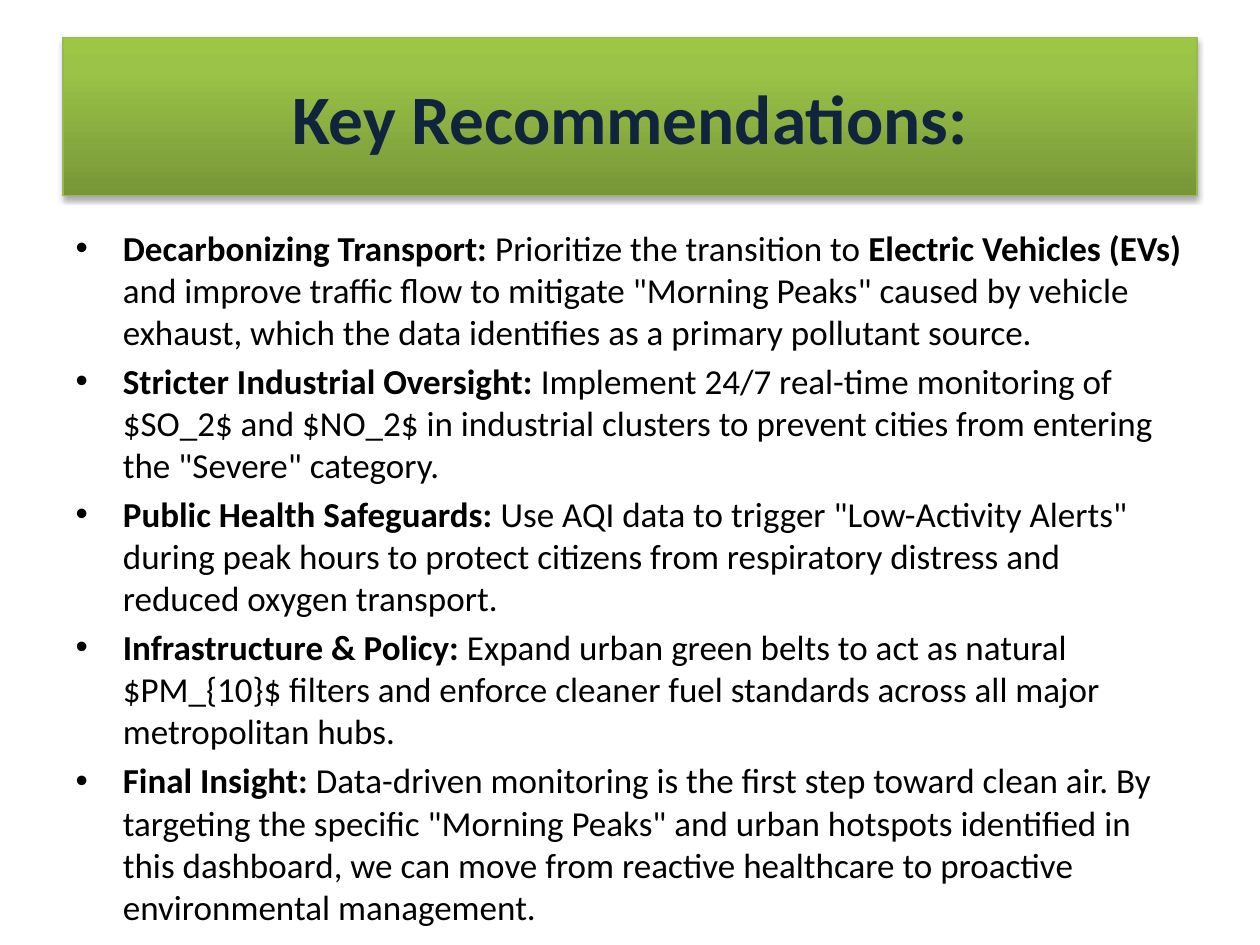
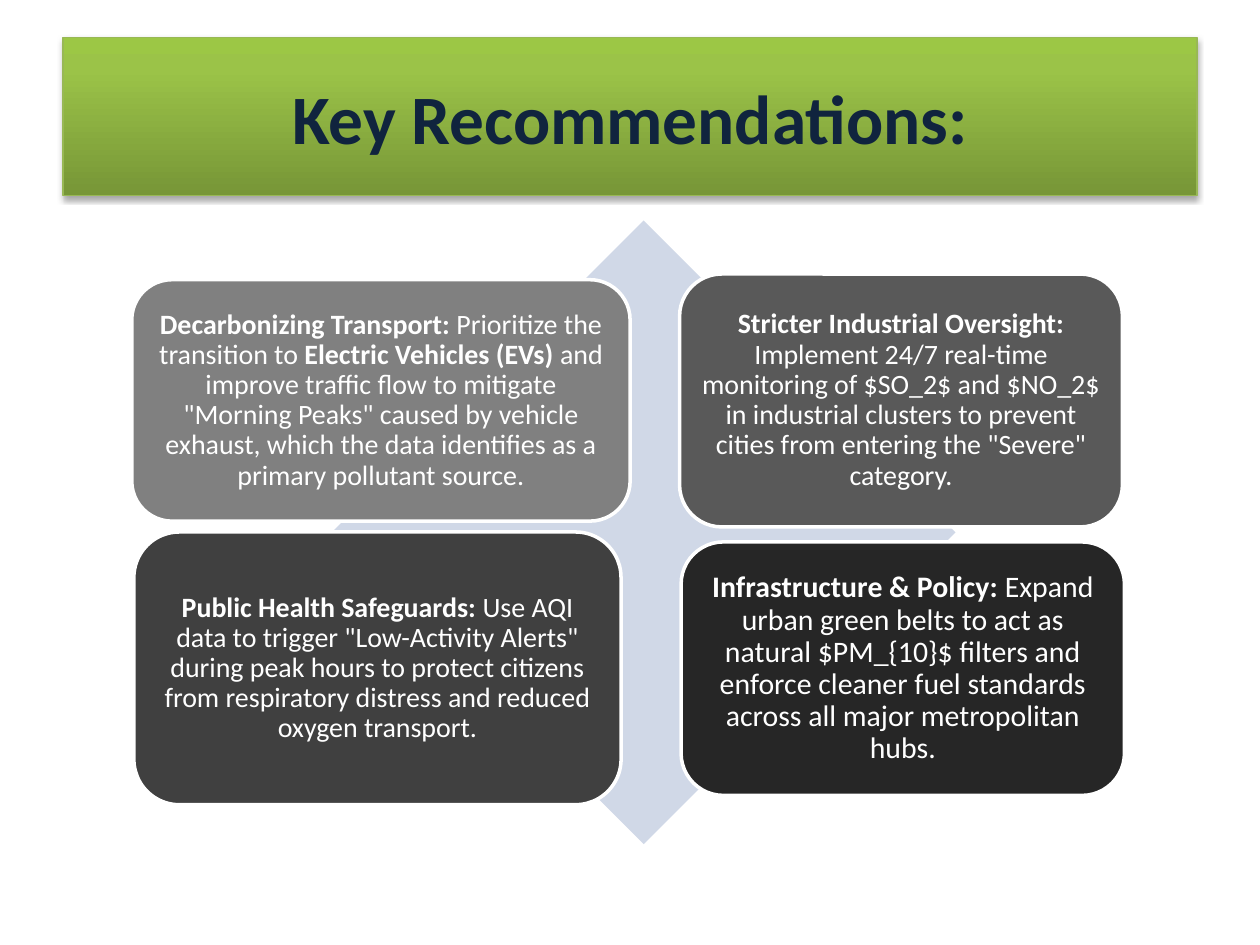
Before and after one commit to lopa3399/IT-anudip, a slide deck: slide 17 of PowerBI/project/The Air We Breathe.pptx (slide 10 before the commit). Drawn at 1260x945 pixels with LibreOffice and Linux fonts; fonts in the diff are those of the drawing. Boxes give left, top, right and bottom in pixels: in the first picture for what was removed or moved away, otherwise in the second. Text is boxed around its words. In the diff, an @@ line names an element or a change of style, - is before the commit and + after.

```diff
--- a/PowerBI/project/The Air We Breathe.pptx
+++ b/PowerBI/project/The Air We Breathe.pptx
@@ text removed at (x1=123, y1=235, x2=1181, y2=842) @@
-• Decarbonizing Transport: Prioritize the transition to Electric Vehicles (EVs) and improve traffic flow to mitigate "Morning Peaks" caused by vehicle exhaust, which the data identifies as a primary pollutant source.
-• Stricter Industrial Oversight: Implement 24/7 real-time monitoring of $SO_2$ and $NO_2$ in industrial clusters to prevent cities from entering the "Severe" category.
-• Public Health Safeguards: Use AQI data to trigger "Low-Activity Alerts" during peak hours to protect citizens from respiratory distress and reduced oxygen transport.
-• Infrastructure & Policy: Expand urban green belts to act as natural $PM_{10}$ filters and enforce cleaner fuel standards across all major metropolitan hubs.
-• Final Insight: Data-driven monitoring is the first step toward clean air. By targeting the specific "Morning Peaks" and urban hotspots identified in this dashboard, we can move from reactive healthcare to proactive environmental management.
@@ group added at (x1=132, y1=220, x2=1125, y2=844): 4 rounded rectangles, 4 texts, 1 diamond @@
+Decarbonizing Transport: Prioritize the transition to Electric Vehicles (EVs) and improve traffic flow to mitigate "Morning Peaks" caused by vehicle exhaust, which the data identifies as a primary pollutant source.
+Stricter Industrial Oversight: Implement 24/7 real-time monitoring of $SO_2$ and $NO_2$ in industrial clusters to prevent cities from entering the "Severe" category.
+Public Health Safeguards: Use AQI data to trigger "Low-Activity Alerts" during peak hours to protect citizens from respiratory distress and reduced oxygen transport.
+Infrastructure & Policy: Expand urban green belts to act as natural $PM_{10}$ filters and enforce cleaner fuel standards across all major metropolitan hubs.
```
Also in this commit, not shown: 3 other slides changed, 11 slides added, 3 slides removed, 25 other files.
